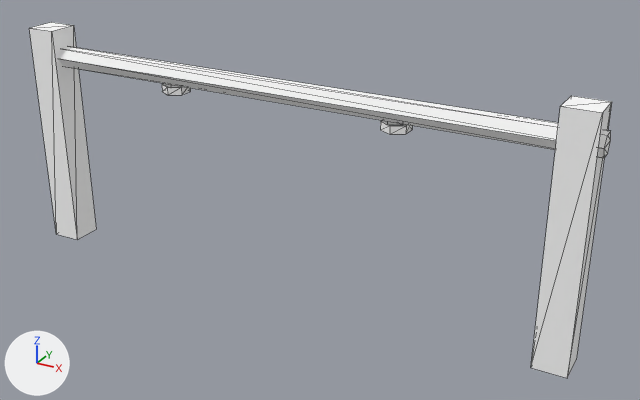
Renders of the glTF model games/yorimichi/assets/belmonte/meshes/SM_BM_BHip_TieRail.glb from each side of a commit.
Before and after are seen from a 50 mm camera at (2.09, -3.4, 2.24) aimed at (0.19, 0.06, 0.51). The lights are fixed; the arrows at lower left show +X, +Y and +Z. The older version comes first. Mesh edges are drawn as thin lines. Vertices at exactly the same position are counted once.

Names of what the first picture shows: 'SM_BM_BHip_TieRail'.
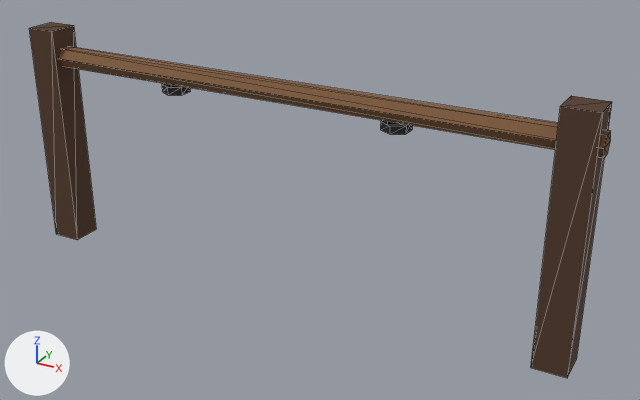
Changed parts and their boxes (x1, y1, x2, y2) in the pictures (640 x 400 px):
```json
{"part": 1, "of": "me_sm_bhip_tierail", "change": "recoloured", "before": [52, 25, 612, 378], "after": [52, 25, 612, 378]}
{"part": 2, "of": "me_sm_bhip_tierail", "change": "recoloured", "before": [29, 22, 612, 366], "after": [29, 22, 612, 366]}
```

Edits to the scene script, one JSON object a line:
```json
{"block": "me_sm_bhip_tierail", "where": "me_sm_bhip_tierail.from_pydata(...)  # 52 vertices, 64 faces; spans x -1.5..1.5, y -0.08..0.08, z 0.0..1.2"}
{"block": "me_sm_bhip_tierail", "where": "# used by ob_sm_bm_bhip_tierail; location = (0.0, 0.0, 0.0)"}
{"block": "me_sm_bhip_tierail", "change": "me_sm_bhip_tierail part 1: 32 faces centred in x -1.5..1.5, y -0.08..0.08, z 0.4..1.1 are repainted in the vertex colours; the middle colour goes from white #ffffff to brown #805c3d"}
{"block": "me_sm_bhip_tierail", "change": "me_sm_bhip_tierail part 2: 32 faces centred in x -1.43..1.43, y -0.08..0.08, z 0.8..1.2 are repainted in the vertex colours; the middle colour goes from white #ffffff to black #212121"}
```
